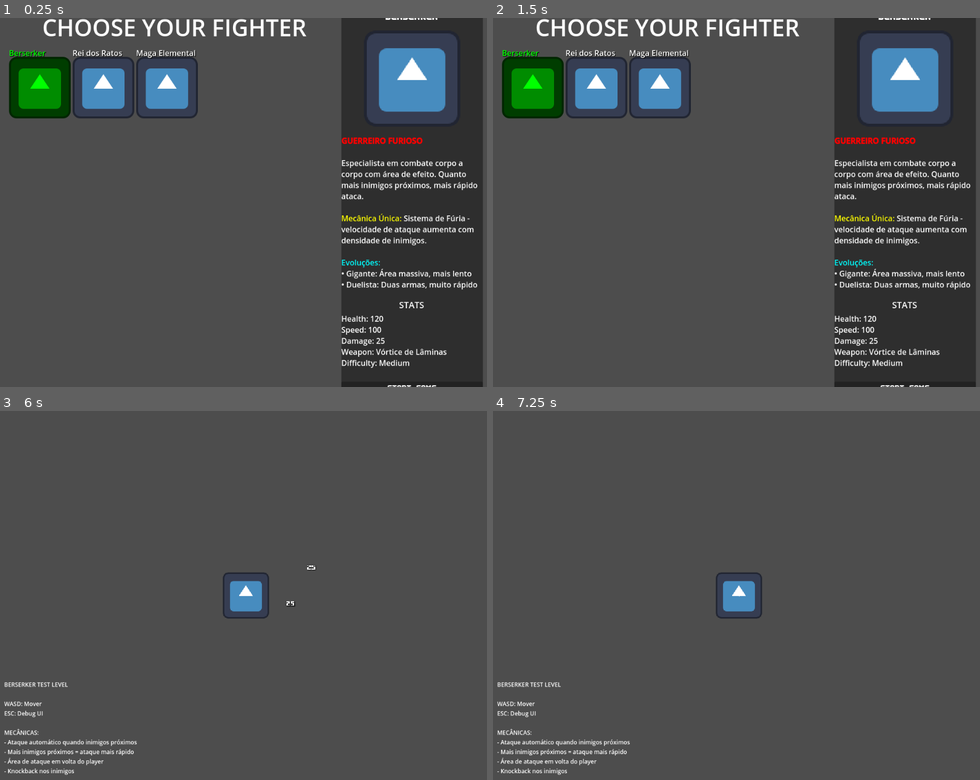
Above: before the commit, frames 1-4 (two rows, left to right).
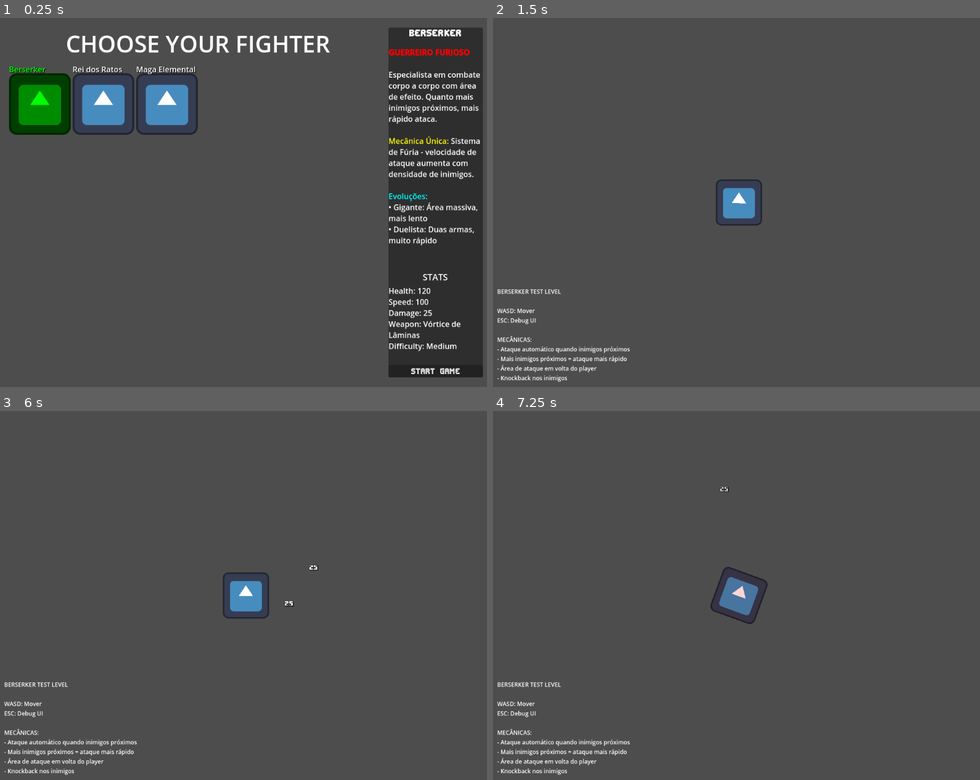
Above: after the commit, the same moments.

Repository: WILL-JKI/SurvivorLike
Game: Godot game, scene res://UI/CharacterSelection.tscn
Same seed, same stepped clock (60 frames per second), same inputs: the game is played once before the commit and once after it. The engine's default icon, where the game draws it, is replaced by a stand-in: a white triangle on a blue panel in a dark square.
Inputs (mouse positions are in pixels of both pictures, inside the frame that each line leads up to):
- Up to frame 1 (0.25 s): no input
- Up to frame 2 (1.5 s): click (926, 372) at 0.5 s, where only the run after the commit has a clickable "START GAME"; click (531, 88) at 1.25 s, where only the run before the commit has a clickable "Berserker"
- Up to frame 3 (6 s): tap Enter (ui_accept) at 2, 2.27, 3.02, 4.25, 4.52, 5.27 s; move the mouse to (355, 577) at 2.02 s; hold D (move_right) 2.03-2.78 s; move the mouse to (146, 613) at 2.77 s; hold S (move_down) 2.78-3.53 s; move the mouse to (297, 514) at 3.52 s; hold D (move_right) 3.53-4.28 s; move the mouse to (219, 669) at 4.27 s; hold W (move_up) 4.28-5.03 s; move the mouse to (394, 650) at 5.02 s; hold A (move_left) from 5.03 s (still down); move the mouse to (97, 540) at 5.77 s
- Up to frame 4 (7.25 s): tap Enter (ui_accept) at 6.02 s; move the mouse to (765, 595) at 6.52 s; release A (move_left) at 6.53 s; hold S (move_down) from 6.53 s (still down)

The runs differ from the first frame. In frame 1, 23% of the frame differs, in the area x 1-100%, y 0-100%; in frame 2, 34%, in the area x 0-100%, y 0-100%; in frame 3, less than 0.1%; in frame 4, 0.9%.

Commit message:
feat: otimizar painel direito da seleção de personagens
- Remove BigPortrait (imagem) do painel direito
- Diminui painel direito de 30% para 20% da tela
- Aumenta área do grid de 70% para 80%
- Remove referência à big_portrait no script
- Painel atualiza apenas na seleção, não no hover
- Interface mais limpa e focada

Mudanças visuais:
- Painel direito menor e sem imagem ✅
- Mais espaço para grid de personagens ✅
- Informações apenas do personagem selecionado ✅
- Layout mais equilibrado ✅

A interface agora é mais compacta e funcional.

Diff:
--- a/UI/CharacterSelect.gd
+++ b/UI/CharacterSelect.gd
@@ -7,7 +7,6 @@
 # Referências dos nós
 @onready var character_grid: GridContainer = $MainLayout/LeftColumn/GridContainer
 @onready var character_name_label: Label = $MainLayout/RightInfoPanel/VBoxContainer/CharacterName
-@onready var big_portrait: TextureRect = $MainLayout/RightInfoPanel/VBoxContainer/BigPortrait
 @onready var description_label: RichTextLabel = $MainLayout/RightInfoPanel/VBoxContainer/Description
 @onready var stats_label: RichTextLabel = $MainLayout/RightInfoPanel/VBoxContainer/Stats/StatsText
 @onready var start_button: Button = $MainLayout/RightInfoPanel/VBoxContainer/StartButton
@@ -170,7 +169,7 @@
 
 func _on_character_button_hover(character: CharacterResource):
 	print("CharacterSelect: Hover sobre - ", character.character_name)
-	update_info_panel(character)
+	# Não atualizar painel no hover, apenas na seleção
 
 func select_character(character: CharacterResource):
 	print("CharacterSelect: Selecionando personagem - ", character.character_name)
@@ -201,9 +200,8 @@
 	if not character:
 		return
 
-	# Atualizar informações do painel
+	# Atualizar informações do painel (apenas do personagem selecionado)
 	character_name_label.text = character.character_name
-	big_portrait.texture = character.big_portrait_texture
 	description_label.text = character.description
 	stats_label.text = character.get_stats_text()
 
--- a/UI/CharacterSelection.tscn
+++ b/UI/CharacterSelection.tscn
@@ -39,7 +39,7 @@
 [node name="LeftColumn" type="VBoxContainer" parent="MainLayout"]
 layout_mode = 2
 size_flags_horizontal = 3
-size_flags_stretch_ratio = 0.7
+size_flags_stretch_ratio = 0.8
 
 [node name="Title" type="Label" parent="MainLayout/LeftColumn"]
 layout_mode = 2
@@ -59,7 +59,7 @@
 [node name="RightInfoPanel" type="PanelContainer" parent="MainLayout"]
 layout_mode = 2
 size_flags_horizontal = 3
-size_flags_stretch_ratio = 0.3
+size_flags_stretch_ratio = 0.2
 
 [node name="VBoxContainer" type="VBoxContainer" parent="MainLayout/RightInfoPanel"]
 layout_mode = 2
@@ -74,16 +74,7 @@
 custom_minimum_size = Vector2(0, 10)
 layout_mode = 2
 
-[node name="BigPortrait" type="TextureRect" parent="MainLayout/RightInfoPanel/VBoxContainer"]
-custom_minimum_size = Vector2(200, 200)
-layout_mode = 2
-texture = ExtResource("2")
-expand_mode = 1
-stretch_mode = 5
 
-[node name="Spacer2" type="Control" parent="MainLayout/RightInfoPanel/VBoxContainer"]
-custom_minimum_size = Vector2(0, 10)
-layout_mode = 2
 
 [node name="Description" type="RichTextLabel" parent="MainLayout/RightInfoPanel/VBoxContainer"]
 layout_mode = 2
